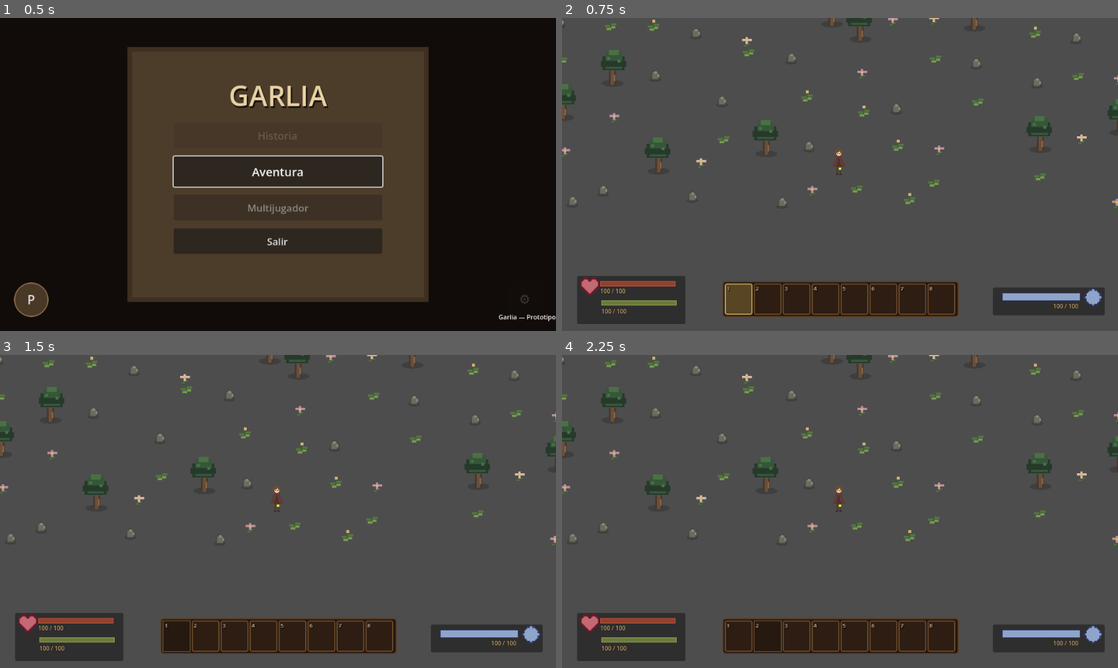
Above: before the commit, frames 1-4 (two rows, left to right).
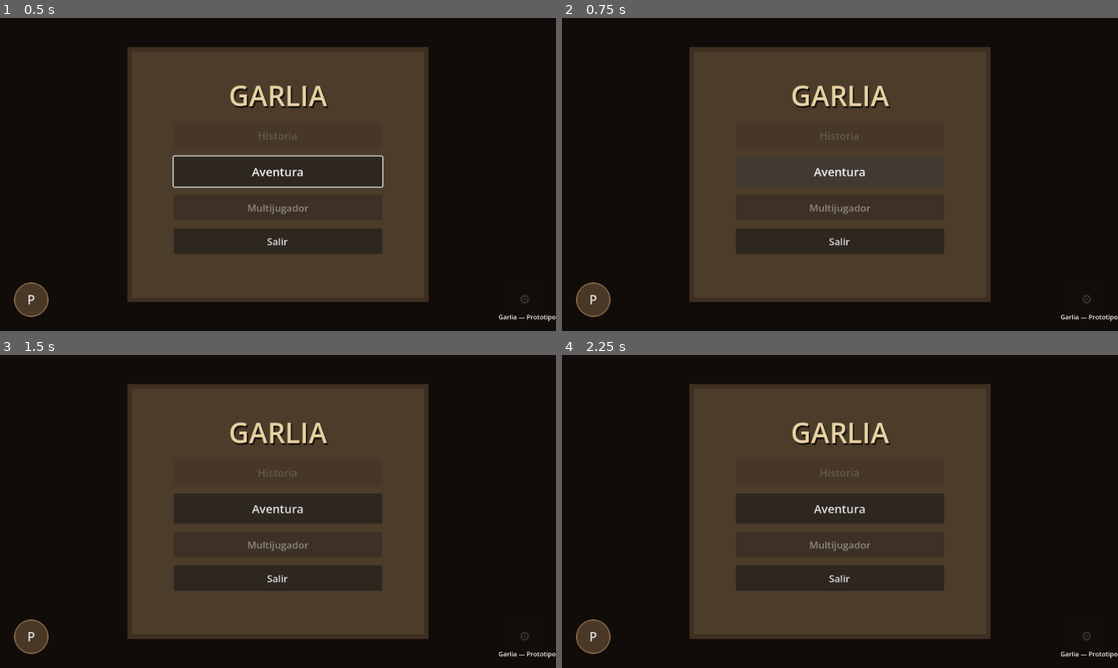
Above: after the commit, the same moments.

Repository: Franilover/Game
Game: Godot game, scene res://scenes/ui/start_menu.tscn
Same seed, same stepped clock (60 frames per second), same inputs: the game is played once before the commit and once after it.
Inputs (mouse positions are in pixels of both pictures, inside the frame that each line leads up to):
- Up to frame 1 (0.5 s): no input
- Up to frame 2 (0.75 s): click "Aventura" at 0.5 s
- Up to frame 3 (1.5 s): click (177, 636) at 1.25 s, where only the run before the commit has a clickable "1"
- Up to frame 4 (2.25 s): click (767, 636) at 2 s, where only the run before the commit has a clickable "2"

Frame 1 is identical in both runs. In frame 2, 98% of the frame differs, in the area x 0-100%, y 0-100%; in frame 3, 98%; in frame 4, 98%.

Commit message:
new commit

Diff:
--- a/scenes/wold/main.tscn
+++ b/scenes/wold/main.tscn
@@ -9,8 +9,7 @@
 [ext_resource type="Script" uid="uid://dcgwxktgqcpqm" path="res://scripts/systems/interaction_system.gd" id="5_interaction"]
 [ext_resource type="PackedScene" uid="uid://bi6oqlrfq4scs" path="res://scenes/ui/inventory.tscn" id="6_inventory"]
 [ext_resource type="Script" uid="uid://urg1oxf82mu0" path="res://scripts/systems/combat_system.gd" id="8_combat"]
-[ext_resource type="Script" path="res://scripts/systems/equipment_system.gd" id="9_equipment"]
-
+[ext_resource type="Script" path="res://scripts/debug/admin_console.gd" id="9_admin"]
 
 [node name="Main" type="Node2D" unique_id=109422602]
 script = ExtResource("3_main")
@@ -32,10 +31,9 @@
 
 [node name="Inventory" parent="UI" unique_id=1193147799 instance=ExtResource("6_inventory")]
 
+[node name="AdminConsole" parent="UI" instance=ExtResource("9_admin")]
+
 [node name="Systems" type="Node" parent="." unique_id=40830559]
-
-[node name="EquipmentSystem" type="Node" parent="Systems" unique_id=11404340]
-script = ExtResource("9_equipment")
 
 [node name="InteractionSystem" type="Node" parent="Systems" unique_id=2011123833]
 script = ExtResource("5_interaction")
--- a/scripts/world/world_generator.gd
+++ b/scripts/world/world_generator.gd
@@ -1,7 +1,9 @@
 extends Node2D
 class_name WorldGenerator
 
+
 signal mundo_generado
+
 
 @export var map_seed: int = 0
 @export var tile_size: int = 32
@@ -10,6 +12,7 @@
 @export var unload_radius_chunks: int = 3
 @export var generation_cells_per_frame: int = 256
 
+
 var terrain: WorldTerrain
 var streamer: WorldStreamer
 var entity_spawner: WorldEntitySpawner
@@ -40,14 +43,18 @@
 
 
 func _crear_sistemas() -> void:
-	terrain = get_node_or_null("WorldTerrain") as WorldTerrain
+	terrain = get_node_or_null(
+		"WorldTerrain"
+	) as WorldTerrain
 
 	if terrain == null:
 		terrain = WorldTerrain.new()
 		terrain.name = "WorldTerrain"
 		add_child(terrain)
 
-	streamer = get_node_or_null("WorldStreamer") as WorldStreamer
+	streamer = get_node_or_null(
+		"WorldStreamer"
+	) as WorldStreamer
 
 	if streamer == null:
 		streamer = WorldStreamer.new()
@@ -98,12 +105,16 @@
 
 	_world_ready = true
 
-	print("WorldGenerator: mundo inicial listo.")
+	print(
+		"WorldGenerator: mundo inicial listo."
+	)
 
 	mundo_generado.emit()
 
 
-func registrar_jugador(player: Node) -> void:
+func registrar_jugador(
+	player: Node
+) -> void:
 	if not _world_ready:
 		return
 
@@ -123,59 +134,73 @@
 	return terrain.get_spawn_position()
 
 
-func is_walkable(tile: Vector2i) -> bool:
+func is_walkable(
+	tile: Vector2i
+) -> bool:
 	if terrain == null:
 		return false
 
 	return terrain.is_walkable(tile)
 
 
-func get_bioma_at(tile: Vector2i) -> Dictionary:
+func get_bioma_at(
+	tile: Vector2i
+) -> Dictionary:
 	if terrain == null:
 		return {}
 
 	return terrain.get_bioma_at(tile)
 
 
-func get_ecosistema_at(tile: Vector2i) -> Dictionary:
+func get_ecosistema_at(
+	tile: Vector2i
+) -> Dictionary:
 	if terrain == null:
 		return {}
 
 	return terrain.get_ecosistema_at(tile)
 
 
-func get_habitats_at(tile: Vector2i) -> Array:
+func get_habitats_at(
+	tile: Vector2i
+) -> Array:
 	if terrain == null:
 		return []
 
 	return terrain.get_habitats_at(tile)
 
 
-func get_criaturas_at(tile: Vector2i) -> Array:
+func get_criaturas_at(
+	tile: Vector2i
+) -> Array:
 	if terrain == null:
 		return []
 
 	return terrain.get_criaturas_at(tile)
 
 
-func get_zona_at(tile: Vector2i) -> int:
+func get_zona_at(
+	tile: Vector2i
+) -> int:
 	if terrain == null:
 		return -1
 
 	return terrain.get_zona_at(tile)
 
 
-func get_contexto_at(posicion_global: Vector2) -> Dictionary:
+func get_contexto_at(
+	posicion_global: Vector2
+) -> Dictionary:
 	if terrain == null:
 		return {}
 
 	if not _world_ready:
 		return {}
 
-	# Convertimos la posición global del jugador
-	# a las coordenadas locales de WorldTerrain.
 	var posicion_local: Vector2 = (
-		terrain.to_local(posicion_global)
+		terrain.to_local(
+			posicion_global
+		)
 	)
 
 	var tamano_tile: int = maxi(
@@ -208,11 +233,69 @@
 
 	var contexto := {
 		"bioma": _extraer_nombre(bioma),
-		"ecosistema": _extraer_nombre(ecosistema),
-		"habitat": _extraer_nombre_habitats(habitats)
+		"ecosistema": _extraer_nombre(
+			ecosistema
+		),
+		"habitat": _extraer_nombre_habitats(
+			habitats
+		)
 	}
 
 	return contexto
+
+
+func summon_criatura(
+	nombre: String
+) -> Dictionary:
+	if not _world_ready:
+		return {
+			"ok": false,
+			"mensaje": (
+				"El mundo todavía no está listo."
+			)
+		}
+
+	if entity_spawner == null:
+		return {
+			"ok": false,
+			"mensaje": (
+				"No existe WorldEntitySpawner."
+			)
+		}
+
+	var jugador := (
+		get_tree().get_first_node_in_group(
+			"player"
+		)
+	)
+
+	if jugador == null:
+		return {
+			"ok": false,
+			"mensaje": (
+				"No se encontró el jugador."
+			)
+		}
+
+	if not jugador is Node2D:
+		return {
+			"ok": false,
+			"mensaje": (
+				"El jugador no es Node2D."
+			)
+		}
+
+	var jugador_2d := jugador as Node2D
+
+	var posicion: Vector2 = (
+		jugador_2d.global_position
+		+ Vector2(32.0, 0.0)
+	)
+
+	return entity_spawner.summon_criatura(
+		nombre,
+		posicion
+	)
 
 
 func _extraer_nombre(
